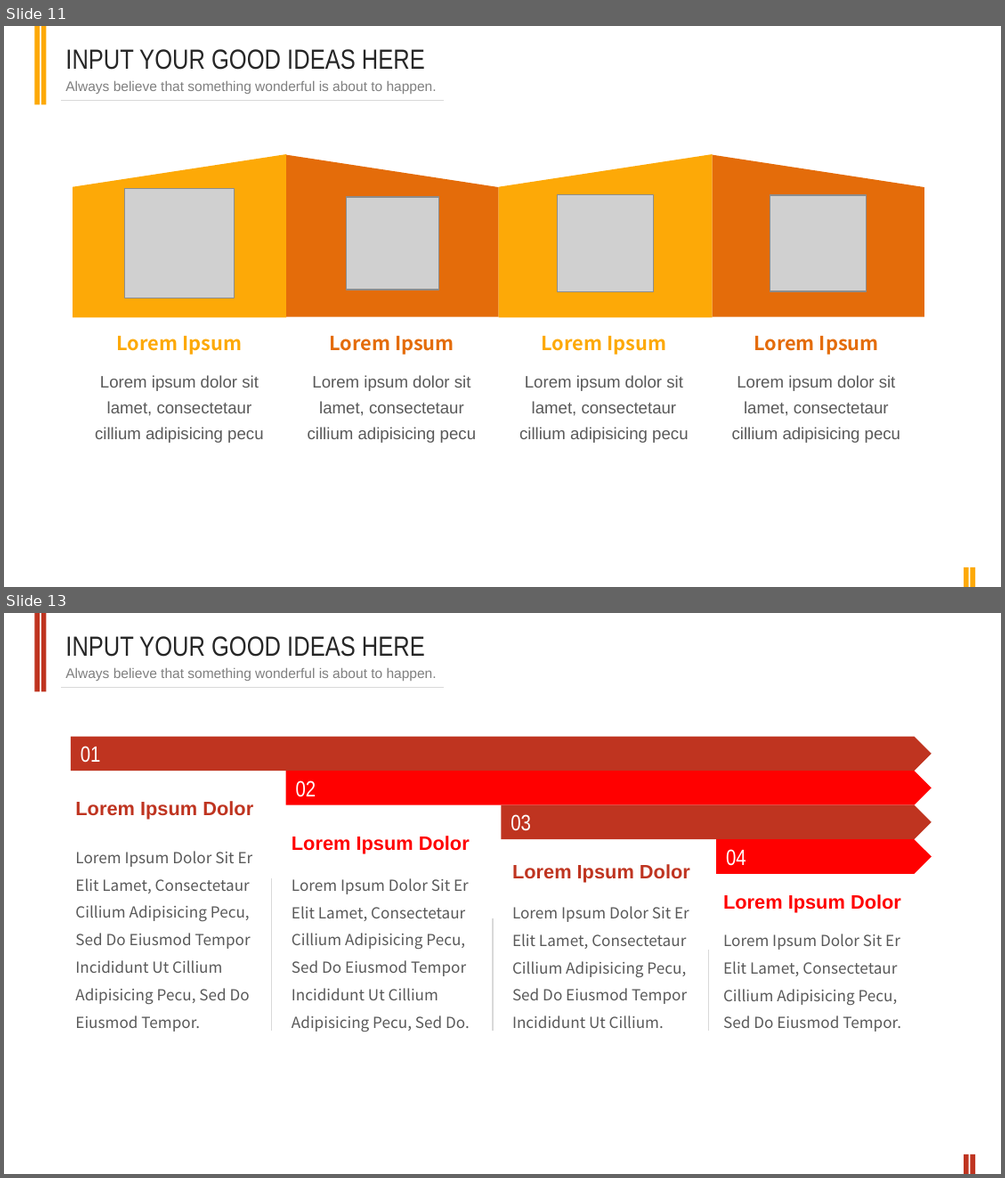
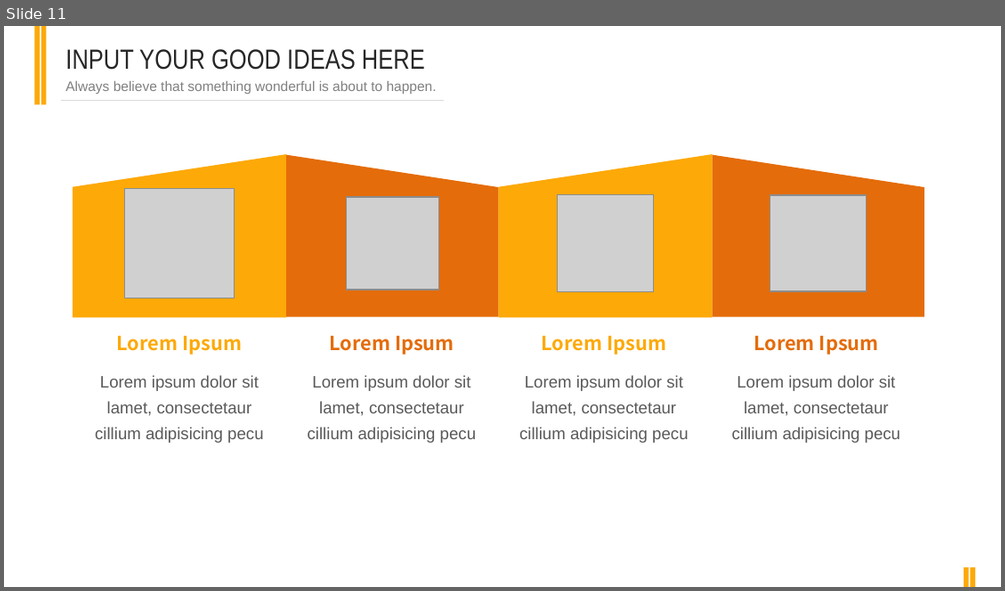
Before and after one commit to Novemser/calabashbrothersfight, a slide deck: presentation.pptx. Shown one above the other, each under a label of ours: slides 11 and 13 before the commit, slide 11 after it; the slides between them are not shown. The pictures are 1005x1178 and 1005x591 pixels, drawn with LibreOffice and Linux fonts; fonts in the diff are those of the drawing; grey boxes stand for pictures. Boxes give left, top, right and bottom in pixels: in the first picture for what was removed or moved away, otherwise in the second. Text is boxed around its words. In the diff, an @@ line names an element or a change of style, - is before the commit and + after.

```diff
--- a/presentation.pptx
+++ b/presentation.pptx
@@ slide 13 removed at (4,613,1001,1174), background #FFFFFF; not listed: 1 template element that a slide beside it also shows @@
@@ rectangle removed at (35,613,40,691) @@
@@ rectangle removed at (40,613,46,691) @@
@@ text removed at (65,636,425,657) @@
-INPUT YOUR GOOD IDEAS HERE
@@ text removed at (65,668,437,681) @@
-Always believe that something wonderful is about to happen.
@@ pentagon arrow removed at (71,737,931,771) @@
-01
@@ pentagon arrow removed at (286,771,931,804) @@
-02
@@ text removed at (75,801,253,819) @@
-Lorem Ipsum Dolor
@@ pentagon arrow removed at (502,805,932,839) @@
-03
@@ text removed at (75,851,253,1031) @@
-Lorem Ipsum Dolor Sit Er Elit Lamet, Consectetaur Cillium Adipisicing Pecu, Sed Do Eiusmod Tempor Incididunt Ut Cillium Adipisicing Pecu, Sed Do Eiusmod Tempor.
@@ text removed at (291,835,469,853) @@
-Lorem Ipsum Dolor
@@ pentagon arrow removed at (716,839,931,873) @@
-04
@@ line removed from (272, 878) to (272, 1030) @@
@@ text removed at (291,878,469,1031) @@
-Lorem Ipsum Dolor Sit Er Elit Lamet, Consectetaur Cillium Adipisicing Pecu, Sed Do Eiusmod Tempor Incididunt Ut Cillium Adipisicing Pecu, Sed Do.
@@ text removed at (512,864,690,882) @@
-Lorem Ipsum Dolor
@@ text removed at (512,906,689,1028) @@
-Lorem Ipsum Dolor Sit Er Elit Lamet, Consectetaur Cillium Adipisicing Pecu, Sed Do Eiusmod Tempor Incididunt Ut Cillium.
@@ text removed at (723,894,901,912) @@
-Lorem Ipsum Dolor
@@ line removed from (493, 918) to (493, 1030) @@
@@ line removed from (709, 950) to (709, 1030) @@
@@ text removed at (723,933,901,1031) @@
-Lorem Ipsum Dolor Sit Er Elit Lamet, Consectetaur Cillium Adipisicing Pecu, Sed Do Eiusmod Tempor.
@@ rectangle removed at (964,1154,969,1174) @@
@@ rectangle removed at (970,1154,975,1174) @@
```
Also in this commit, not shown: 1 slide changed, 1 slide added, 3 other slides removed.
